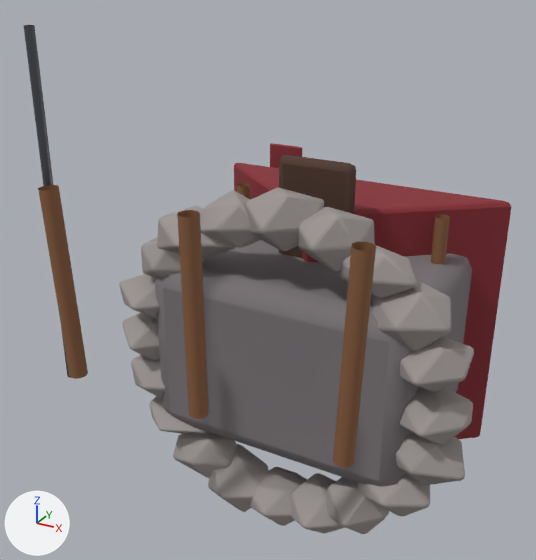
Before and after pictures for a commit that changed the glTF model models/buildings/barracks.glb.
The view is the same before and after, from a 50 mm lens placed at (3.28, -6.05, 4.15), pointed at (-0.28, 0.43, 0.91). The axes (+X, +Y, +Z) are drawn at lower left. The lights are the same throughout. The first picture is the older version. Where no turn or scale is listed for an object, it has been applied to the vertices.

Objects in the first picture: 'BarracksBody', 'FoundationStone_0', 'FoundationStone_1', 'FoundationStone_19', 'FoundationStone_2', 'FoundationStone_4', 'FoundationStone_5', 'HeavyDoor', 'SaggingRoof', 'Timber', 'Timber.001', 'Timber.002' and 18 more.
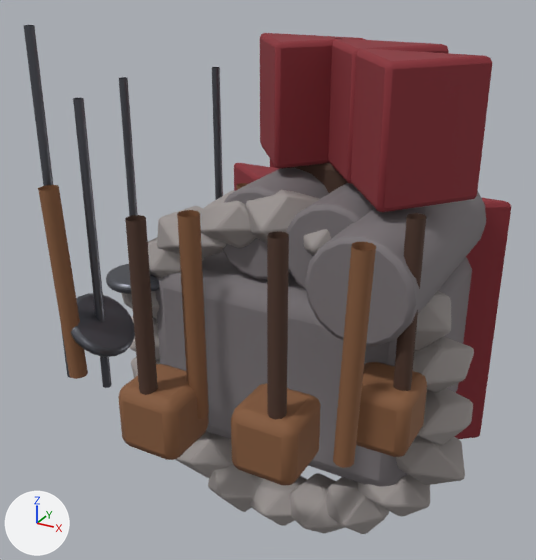
Changed parts and their boxes (x1, y1, x2, y2) in the pictures (536 x 560 px):
'L10TurretRoof', added (red)
    after: (351, 48, 492, 212)
'L10Turret', added
    after: (305, 191, 486, 346)
'L8TurretRoof', added (red)
    after: (260, 33, 366, 169)
'L3SupplyCrate', added (brown)
    after: (231, 383, 321, 485)
'L4SupplyCrate', added (brown)
    after: (118, 364, 209, 460)
'L2SupplyCrate', added (brown)
    after: (356, 362, 427, 457)
'L9TurretRoof', added (red)
    after: (328, 38, 449, 184)
'L3Reinforcement', added (brown)
    after: (267, 231, 289, 420)
'L4Reinforcement', added (brown)
    after: (125, 215, 158, 395)
'L9Turret', added
    after: (286, 183, 374, 290)
'L8Turret', added
    after: (222, 168, 329, 279)
'L5ArmorRack', added
    after: (71, 293, 135, 357)
'L5Standard', added
    after: (73, 98, 112, 388)
'L2Reinforcement', added (brown)
    after: (393, 213, 426, 391)
'L6Standard', added
    after: (119, 77, 138, 216)
'L7Standard', added
    after: (212, 67, 223, 200)
'L6ArmorRack', added
    after: (106, 264, 159, 294)
'FoundationStone_2', unchanged, covered by the edit
    before: (372, 280, 451, 351)
    after: (414, 291, 451, 351)
'HeavyDoor', unchanged, covered by the edit
    before: (279, 155, 356, 258)
    after: (282, 162, 348, 193)
'FoundationStone_4', unchanged, covered by the edit
    before: (297, 207, 374, 272)
    after: (303, 229, 331, 255)
'FoundationStone_3', unchanged, covered by the edit
    before: (339, 245, 417, 298)

Edits to the bpy script that builds the scene:
```text
Add ob_l10turretroof:
    ob_l10turretroof = bpy.data.objects.new('L10TurretRoof', me_l10turretroof)  # 26 vertices, 38 faces; spans x -0.625..0.625, y -0.775..0.0, z -0.625..0.625; in mat_cloth (red #892c35)
    ob_l10turretroof.location = (1.21, 0.44, 2.75)
Add ob_l10turret:
    ob_l10turret = bpy.data.objects.new('L10Turret', me_cylinder_005)  # 96 vertices, 188 faces; spans x -0.5..0.5, y -1.2..1.2, z -0.5..0.5; in mat_stone (grey #7c7679)
    ob_l10turret.location = (1.21, 0.44, 1.55)
Add ob_l9turretroof:
    ob_l9turretroof = bpy.data.objects.new('L9TurretRoof', me_l10turretroof.copy())
    ob_l9turretroof.location = (0.65, 1.12, 2.75)
Add ob_l9turret:
    ob_l9turret = bpy.data.objects.new('L9Turret', me_cylinder_005.copy())
    ob_l9turret.location = (0.65, 1.12, 1.55)
Add ob_l8turretroof:
    ob_l8turretroof = bpy.data.objects.new('L8TurretRoof', me_l10turretroof.copy())
    ob_l8turretroof.location = (-0.22, 1.27, 2.75)
Add ob_l8turret:
    ob_l8turret = bpy.data.objects.new('L8Turret', me_cylinder_005.copy())
    ob_l8turret.location = (-0.22, 1.27, 1.55)
Add ob_l7standard:
    ob_l7standard = bpy.data.objects.new('L7Standard', me_l7standard)  # 130 vertices, 240 faces; spans x -1.36..-1.27, y 1.06..1.15, z 0.1..3.0; in mat_iron (dark grey #5f6169)
    ob_l7standard.location = (0.0, 0.0, 0.0)
Add ob_l6standard:
    ob_l6standard = bpy.data.objects.new('L6Standard', me_l6standard)  # 130 vertices, 240 faces; spans x -1.76..-1.67, y -0.04..0.04, z 0.1..3.0; in mat_iron (dark grey #5f6169)
    ob_l6standard.location = (0.0, 0.0, 0.0)
Add ob_l6armorrack:
    ob_l6armorrack = bpy.data.objects.new('L6ArmorRack', me_cylinder_001)  # 120 vertices, 236 faces; spans x -0.36..0.36, y -0.36..0.36, z -0.06..0.06; in mat_iron (dark grey #5f6169)
    ob_l6armorrack.location = (-1.72, 0.0, 0.8)
Add ob_l5standard:
    ob_l5standard = bpy.data.objects.new('L5Standard', me_l5standard)  # 130 vertices, 240 faces; spans x -1.36..-1.27, y -1.15..-1.06, z 0.1..3.0; in mat_iron (dark grey #5f6169)
    ob_l5standard.location = (0.0, 0.0, 0.0)
Add ob_l5armorrack:
    ob_l5armorrack = bpy.data.objects.new('L5ArmorRack', me_cylinder)  # 120 vertices, 236 faces; spans x -0.294..0.294, y -0.36..0.36, z -0.256..0.256; in mat_iron (dark grey #5f6169)
    ob_l5armorrack.location = (-1.32, -1.1, 0.8)
Add ob_l4supplycrate:
    ob_l4supplycrate = bpy.data.objects.new('L4SupplyCrate', me_cube_010)  # 56 vertices, 108 faces; spans x -0.31..0.31, y -0.31..0.31, z -0.31..0.31; in mat_wood (brown #865b3c)
    ob_l4supplycrate.location = (-0.27, -1.52, 0.38)
Add ob_l4reinforcement:
    ob_l4reinforcement = bpy.data.objects.new('L4Reinforcement', me_l4reinforcement)  # 130 vertices, 240 faces; spans x -0.38..-0.22, y -1.77..-1.62, z 0.15..2.25; in mat_wood_dark (brown #4d3529)
    ob_l4reinforcement.location = (0.0, 0.0, 0.0)
Add ob_l3supplycrate:
    ob_l3supplycrate = bpy.data.objects.new('L3SupplyCrate', me_cube_010.copy())
    ob_l3supplycrate.location = (0.77, -1.34, 0.38)
Add ob_l3reinforcement:
    ob_l3reinforcement = bpy.data.objects.new('L3Reinforcement', me_l3reinforcement)  # 130 vertices, 240 faces; spans x 0.78..0.94, y -1.57..-1.41, z 0.15..2.25; in mat_wood_dark (brown #4d3529)
    ob_l3reinforcement.location = (0.0, 0.0, 0.0)
Add ob_l2supplycrate:
    ob_l2supplycrate = bpy.data.objects.new('L2SupplyCrate', me_cube_010.copy())
    ob_l2supplycrate.location = (1.45, -0.53, 0.38)
Add ob_l2reinforcement:
    ob_l2reinforcement = bpy.data.objects.new('L2Reinforcement', me_l2reinforcement)  # 130 vertices, 240 faces; spans x 1.54..1.7, y -0.67..-0.51, z 0.15..2.25; in mat_wood_dark (brown #4d3529)
    ob_l2reinforcement.location = (0.0, 0.0, 0.0)
```
